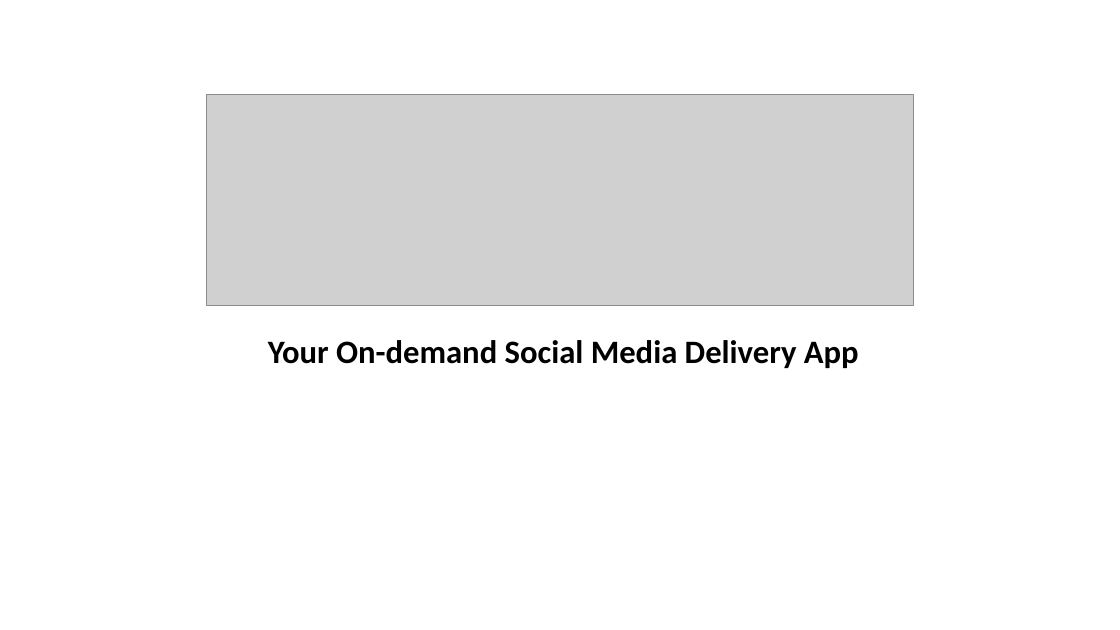
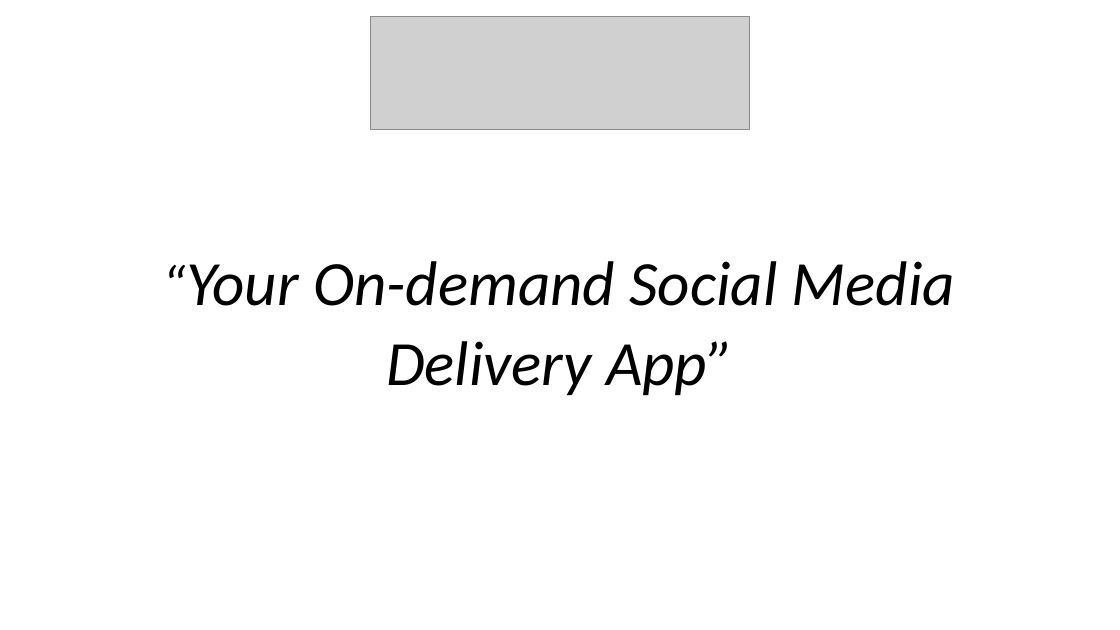
Before and after one commit to Pasabuy-App/Xamarin-App, a slide deck: slide 1 of docs/Project-Investor-Pitch.pptx. Drawn at 1120x630 pixels with LibreOffice and Linux fonts; fonts in the diff are those of the drawing; grey boxes stand for pictures; background and template pictures are left out. Boxes give left, top, right and bottom in pixels: in the first picture for what was removed or moved away, otherwise in the second. Text is boxed around its words. In the diff, an @@ line names an element or a change of style, - is before the commit and + after.

```diff
--- a/docs/Project-Investor-Pitch.pptx
+++ b/docs/Project-Investor-Pitch.pptx
@@ picture resized from (x1=207, y1=95, x2=913, y2=306) to (x1=371, y1=16, x2=750, y2=129) @@
@@ subtitle at (x1=186, y1=261, x2=955, y2=395): text changed; size 28 to 54 pt; bold off; italic on @@
-Your On-demand Social Media Delivery App
+“Your On-demand Social Media
+Delivery App”
```
Also in this commit, not shown: 13 other slides changed, 1 slide added, 1 other file.
